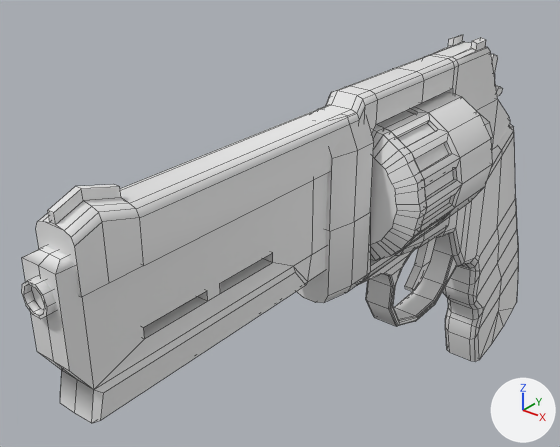
Renders of the FBX model Assets/Weapons/revolver.fbx from each side of a commit.
Before and after are seen from a 50 mm lens placed at (0.496, -1.217, 0.769), pointed at (-0.123, -0.444, 0.29). The axes (+X, +Y, +Z) are drawn at lower right. The lights are the same throughout. Mesh edges are drawn as thin lines. Where no turn or scale is listed for an object, it has been applied to the vertices.

In view in the first picture: 'Barrel', 'Connection', 'FrameTop', 'Grip', 'Rounds', 'Trigger'.
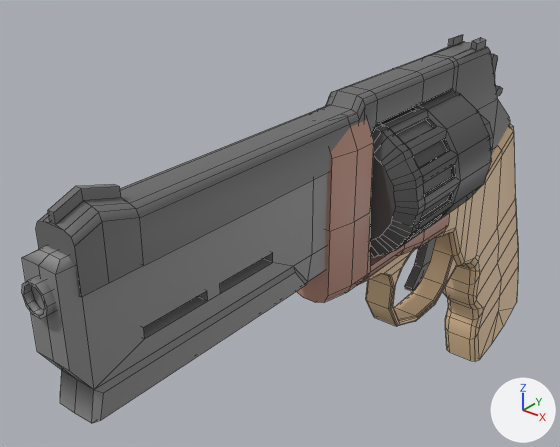
The change, as a list of edits to the scene's bpy script:
```text
Add mat_material_002:
    mat_material_002 = principled_material('Material.002')
    mat_material_002.base_color = (0.538, 0.292, 0.227)  # beige #c29383
Add mat_material_003:
    mat_material_003 = principled_material('Material.003')
    mat_material_003.base_color = (0.8, 0.567, 0.338)  # beige #e7c69d
Add mat_material_004:
    mat_material_004 = principled_material('Material.004')
    mat_material_004.base_color = (0.0892, 0.0892, 0.0892)  # dark grey #545454
Add mat_material_001:
    mat_material_001 = principled_material('Material.001')
    mat_material_001.base_color = (0.251, 0.251, 0.251)  # grey #898989
Add mat_material:
    mat_material = principled_material('Material')
    mat_material.base_color = (0.148, 0.148, 0.148)  # dark grey #6b6b6b
Change me_cube_002:
    where me_cube_002.from_pydata(...)  # 174 vertices, 147 faces; spans x -0.057..0.057, y -0.518..0.352, z 0.097..0.339
    add me_cube_002.materials.append(mat_material)  # dark grey #6b6b6b
Change me_cube_003:
    where me_cube_003.from_pydata(...)  # 68 vertices, 60 faces; spans x -0.037..0.037, y -0.166..0.134, z 0.06..0.311
    add me_cube_003.materials.append(mat_material_002)  # beige #c29383
Change me_cube_011:
    where me_cube_011.from_pydata(...)  # 20 vertices, 16 faces; spans x -0.0068..0.0068, y -0.0536..0.0128, z -0.0878..0.0145
    add me_cube_011.materials.append(mat_material_004)  # dark grey #545454
Change me_cylinder_001:
    where me_cylinder_001.from_pydata(...)  # 448 vertices, 418 faces; spans x -1.0..1.0, y -1.0..1.0, z -1.32..1.23
    add me_cylinder_001.materials.append(mat_material_004)  # dark grey #545454
Change me_cube_006:
    where me_cube_006.from_pydata(...)  # 348 vertices, 318 faces; spans x -0.033..0.033, y -0.102..0.503, z -0.284..0.187
    add me_cube_006.materials.append(mat_material_003)  # beige #e7c69d
Change me_cylinder_002:
    where me_cylinder_002.from_pydata(...)  # 107 vertices, 82 faces; spans x -0.029..0.029, y -0.017..0.373, z -0.131..0.034
    add me_cylinder_002.materials.append(mat_material_001)  # grey #898989
Change ob_rounds:
    ob_rounds.location: (0.003, -0.336, 0.372) -> (0.001, -0.336, 0.376)
```

Location of each change, (x1, y1, x2, y2) in pixels of the pictures (560 x 447 px):
'Barrel', recoloured: (22, 173, 328, 423) in both
'FrameTop', recoloured: (36, 35, 510, 297) in both
'Grip', recoloured (grey to beige): (358, 124, 518, 361) in both
'Rounds', recoloured, moved: before (370, 91, 493, 261); after (370, 90, 492, 258)
'Connection', recoloured: (296, 106, 450, 303) in both
'Trigger', recoloured: (405, 237, 436, 291) in both
